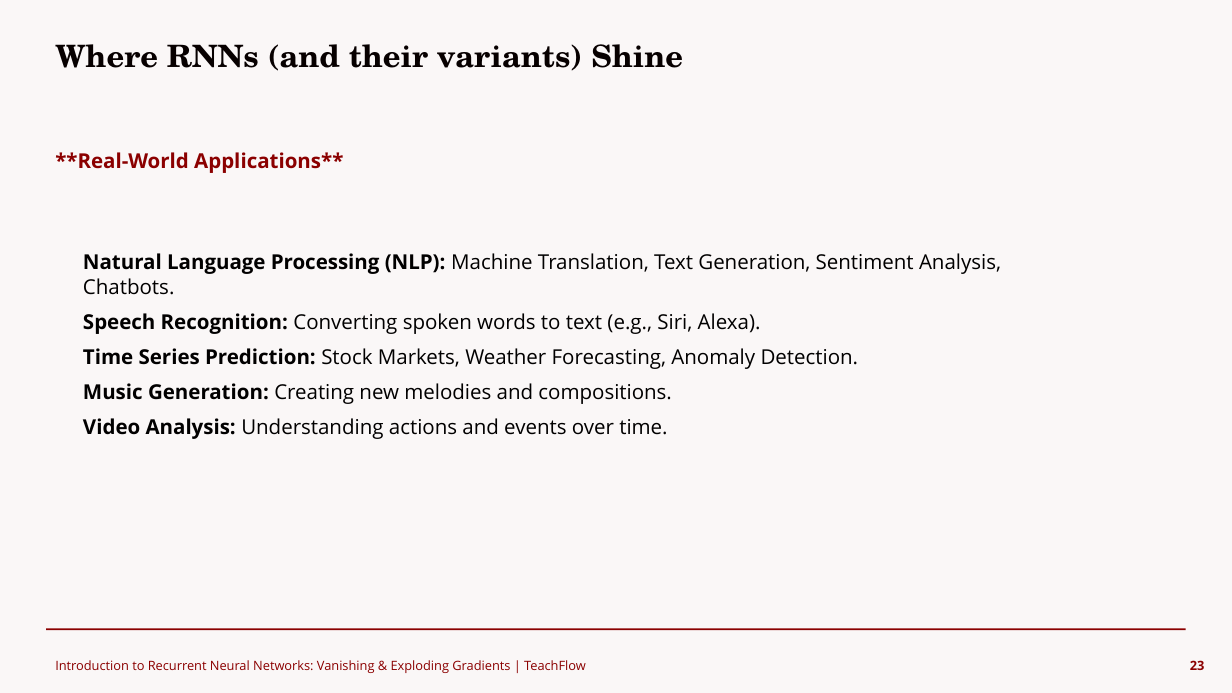
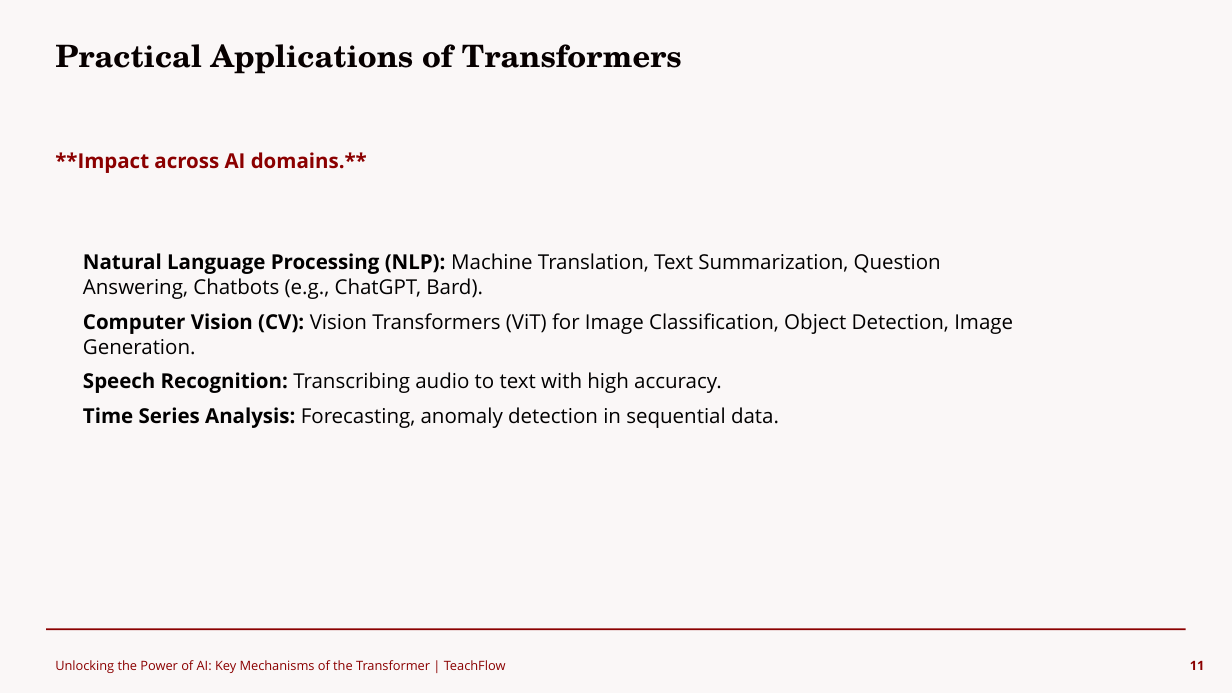
Before and after one commit to adelian14/ITI-Graduation-Project, a slide deck: slide 11 of temp/presentation.pptx (slide 23 before the commit). Drawn at 1232x693 pixels with LibreOffice and Linux fonts; fonts in the diff are those of the drawing. Boxes give left, top, right and bottom in pixels: in the first picture for what was removed or moved away, otherwise in the second. Text is boxed around its words. In the diff, an @@ line names an element or a change of style, - is before the commit and + after.

```diff
--- a/temp/presentation.pptx
+++ b/temp/presentation.pptx
@@ text at (x1=55, y1=44, x2=682, y2=74): text changed @@
-Where RNNs (and their variants) Shine
+Practical Applications of Transformers
@@ text at (x1=55, y1=152, x2=367, y2=173): text changed @@
-**Real-World Applications**
+**Impact across AI domains.**
@@ text at (x1=83, y1=253, x2=1013, y2=428): text changed @@
-Natural Language Processing (NLP): Machine Translation, Text Generation, Sentiment Analysis, Chatbots.
-Speech Recognition: Converting spoken words to text (e.g., Siri, Alexa).
-Time Series Prediction: Stock Markets, Weather Forecasting, Anomaly Detection.
-Music Generation: Creating new melodies and compositions.
-Video Analysis: Understanding actions and events over time.
+Natural Language Processing (NLP): Machine Translation, Text Summarization, Question Answering, Chatbots (e.g., ChatGPT, Bard).
+Computer Vision (CV): Vision Transformers (ViT) for Image Classification, Object Detection, Image Generation.
+Speech Recognition: Transcribing audio to text with high accuracy.
+Time Series Analysis: Forecasting, anomaly detection in sequential data.
@@ text at (x1=55, y1=660, x2=506, y2=673): text changed @@
-Introduction to Recurrent Neural Networks: Vanishing & Exploding Gradients | TeachFlow
+Unlocking the Power of AI: Key Mechanisms of the Transformer | TeachFlow
@@ text at (x1=1190, y1=660, x2=1205, y2=670): text changed @@
-23
+11
```
Also in this commit, not shown: 11 slides added, 26 slides removed, 11 other files.
